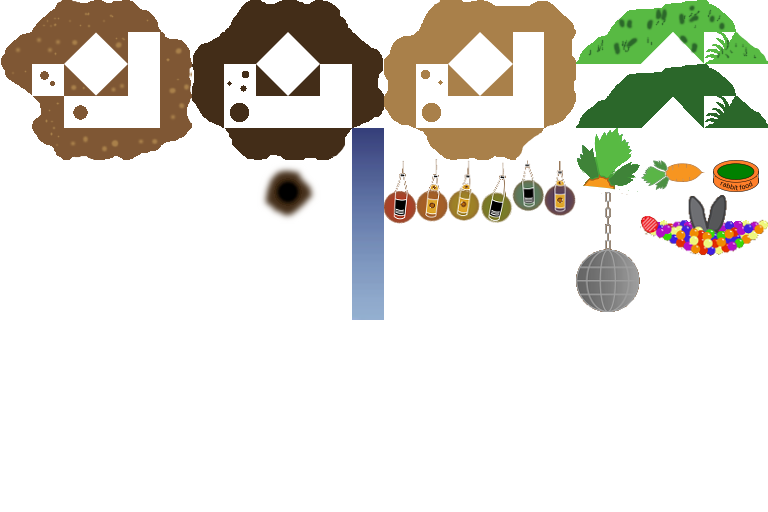
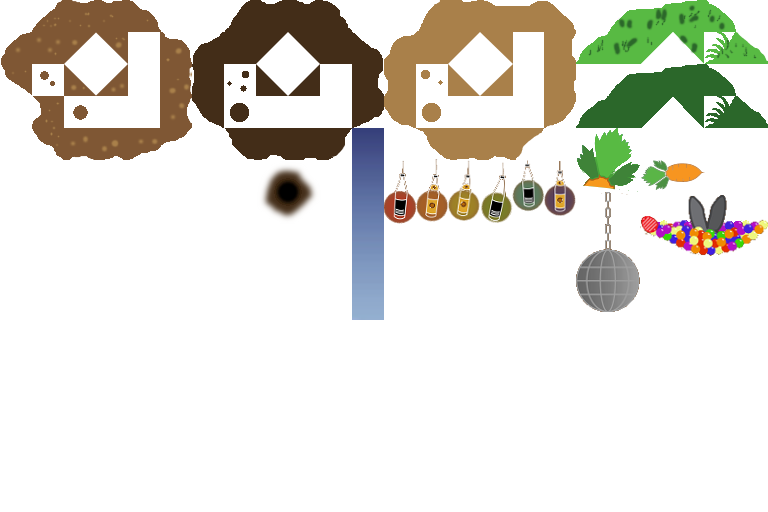
The second 768 × 512 image is a revision of the first. Changes to its layers:
removed layer "napf" over (713, 160, 759, 192)
